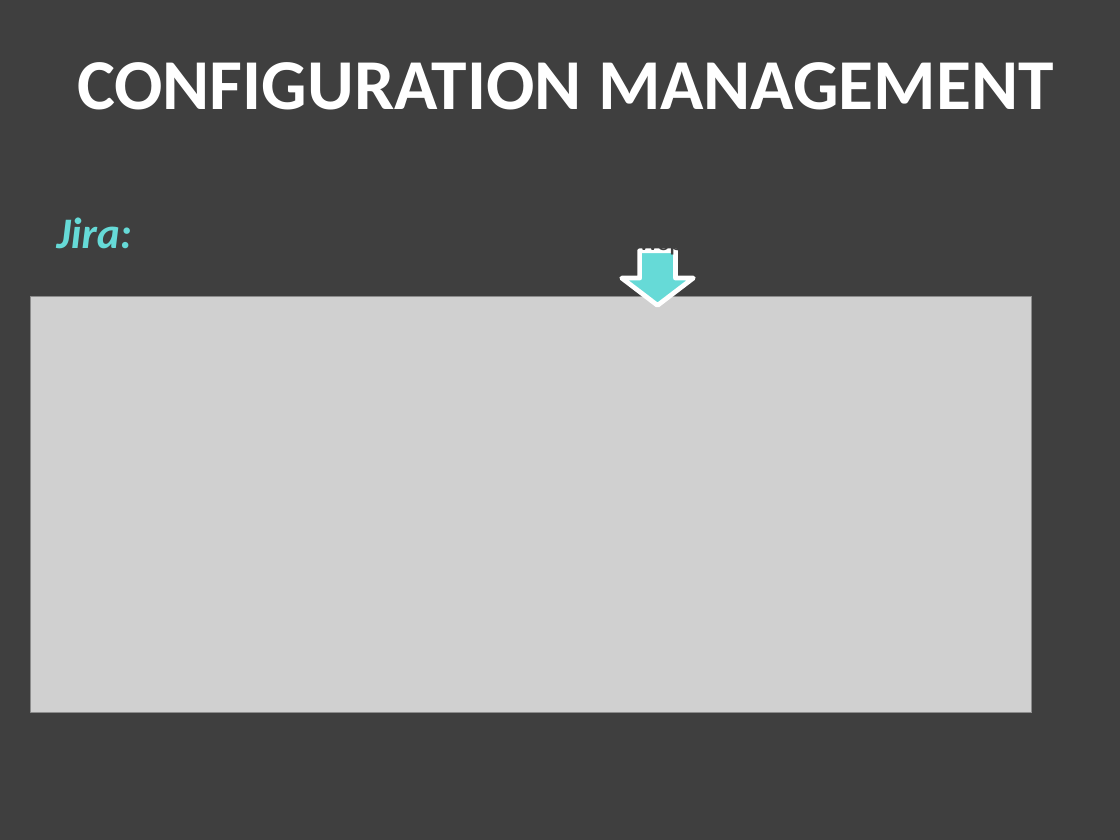
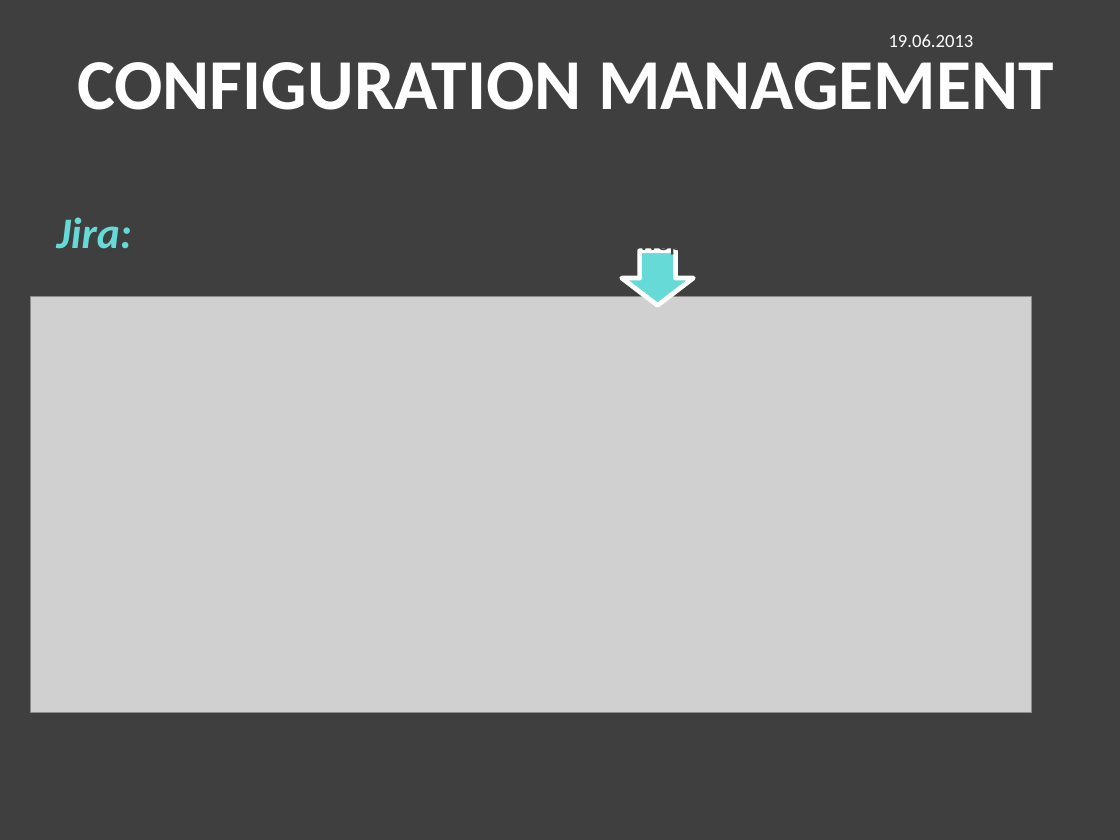
Before and after one commit to jeanin92/DieVerrueckteSightseeingtour, a slide deck: slide 12 of Abschlussdoku/documents/00_presentations/final_presentation.pptx. Drawn at 1120x840 pixels with LibreOffice and Linux fonts; fonts in the diff are those of the drawing; grey boxes stand for pictures; background and template pictures are left out. Boxes give left, top, right and bottom in pixels: in the first picture for what was removed or moved away, otherwise in the second. Text is boxed around its words. In the diff, an @@ line names an element or a change of style, - is before the commit and + after.

```diff
--- a/Abschlussdoku/documents/00_presentations/final_presentation.pptx
+++ b/Abschlussdoku/documents/00_presentations/final_presentation.pptx
@@ text added at (889,34,974,47), 12 pt, text #FFFFFF @@
+19.06.2013
```
Also in this commit, not shown: 19 other slides changed, 11 other files.
